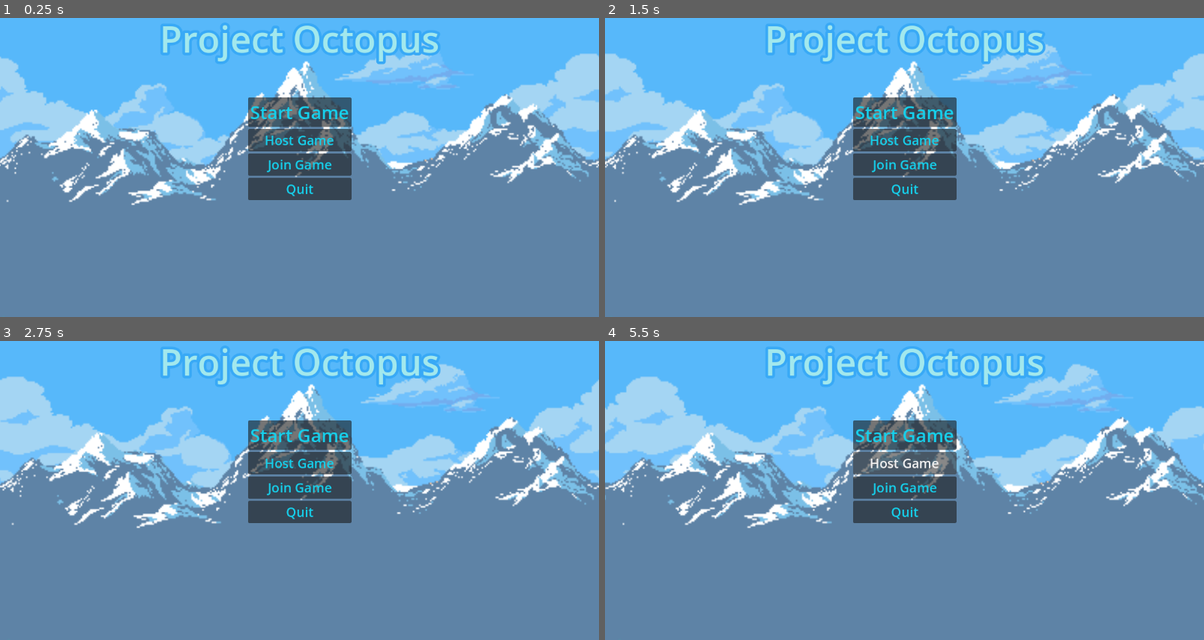
Above: before the commit, frames 1-4 (two rows, left to right).
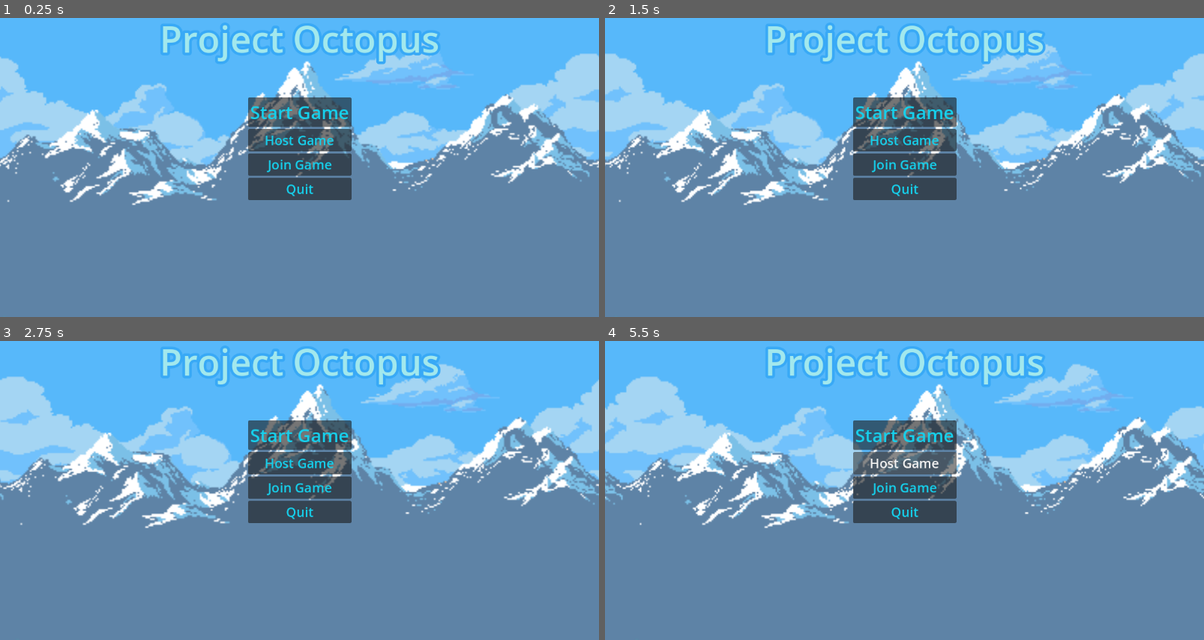
Above: after the commit, the same moments.

Repository: AkivaNugent/CSI-280_PROJECT-OCTOPUS
Game: Godot game, scene res://menu_screen.tscn
The game is run twice, just before and just after one commit, with the same random seed, the same clock (stepped at 60 frames per second) and the same inputs.
Inputs (mouse positions are in pixels of both pictures, inside the frame that each line leads up to):
- Up to frame 1 (0.25 s): no input
- Up to frame 2 (1.5 s): tap Enter (ui_accept) at 0.5, 0.77 s; move the mouse to (1036, 131) at 0.52 s; hold D (right) 0.53-1.28 s; hold Shift (sprint) 0.53-1.28 s; move the mouse to (784, 164) at 1.27 s; hold S (down) from 1.28 s (still down); tap Q at 1.35 s
- Up to frame 3 (2.75 s): tap Enter (ui_accept) at 1.52 s; move the mouse to (359, 397) at 2.02 s; release S (down) at 2.03 s; hold D (right) from 2.03 s (still down); hold E from 2.03 s (still down)
- Up to frame 4 (5.5 s): move the mouse to (874, 538) at 2.77 s; release D (right) at 2.78 s; release E at 2.78 s; hold W (up) 2.78-3.53 s; tap Shift (sprint) at 2.85 s; tap Enter (ui_accept) at 3.02, 3.77, 4.52 s; move the mouse to (1084, 523) at 3.52 s; hold Q 3.53-4.28 s; hold A (left) 3.53-5.03 s; move the mouse to (724, 421) at 4.27 s; tap E at 4.35 s; move the mouse to (934, 472) at 5.02 s; hold S (down) from 5.03 s (still down); hold Shift (sprint) from 5.03 s (still down)

The runs differ from the first frame. In frame 1, 2.4% of the frame differs, in the area x 0-100%, y 14-63%; in frame 2, 7.6%; in frame 3, 9.7%; in frame 4, 12%.

Commit message:
Added music

Diff:
--- a/project_octopus/menu_func.gd
+++ b/project_octopus/menu_func.gd
@@ -10,7 +10,7 @@
 # Called every frame. 'delta' is the elapsed time since the previous frame.
 func _process(delta: float) -> void:
 	if !bg_music.playing:
-		bg_music.play
+		bg_music.play()
 
 # Start Game
 func _on_start_button_pressed() -> void:
--- a/project_octopus/menu_screen.tscn
+++ b/project_octopus/menu_screen.tscn
@@ -111,7 +111,7 @@
 centered = false
 
 [node name="ParallaxLayer7" type="ParallaxLayer" parent="ParallaxBackground"]
-motion_scale = Vector2(0.2, 0.2)
+motion_scale = Vector2(0.5, 0.5)
 motion_mirroring = Vector2(1152, 0)
 
 [node name="Sprite2D" type="Sprite2D" parent="ParallaxBackground/ParallaxLayer7"]
@@ -174,6 +174,7 @@
 
 [node name="AudioStreamPlayer_bgMusic" type="AudioStreamPlayer" parent="."]
 stream = ExtResource("13_ictsx")
+volume_db = 9.369
 
 [connection signal="pressed" from="VBoxContainer/startButton" to="VBoxContainer" method="_on_start_button_pressed"]
 [connection signal="pressed" from="VBoxContainer/hostButton" to="VBoxContainer" method="_on_host_button_pressed"]
--- a/project_octopus/node_3d.tscn
+++ b/project_octopus/node_3d.tscn
@@ -9,6 +9,7 @@
 [ext_resource type="PackedScene" uid="uid://cf1crfbecqrp0" path="res://octopus.tscn" id="7_b4y4o"]
 [ext_resource type="AudioStream" uid="uid://cyrvm4snkn64l" path="res://game_sfx/walking_sound_short.mp3" id="8_4rnoe"]
 [ext_resource type="AudioStream" uid="uid://ddkf4tmcbbxxi" path="res://game_sfx/running_sound_short.mp3" id="9_yxrcw"]
+[ext_resource type="AudioStream" uid="uid://p3s62mrlp5k1" path="res://game_music/CaveOfTheUnkown.mp3" id="10_6842a"]
 
 [sub_resource type="ProceduralSkyMaterial" id="ProceduralSkyMaterial_4qqdx"]
 sky_horizon_color = Color(0.64625, 0.65575, 0.67075, 1)
@@ -349,3 +350,6 @@
 
 [node name="AudioStreamPlayer_running" type="AudioStreamPlayer" parent="."]
 stream = ExtResource("9_yxrcw")
+
+[node name="AudioStreamPlayer_bgMusic" type="AudioStreamPlayer" parent="."]
+stream = ExtResource("10_6842a")
Not shown: 1 places in project_octopus/node_3d.tscn that only renumber resources
